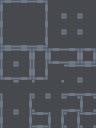
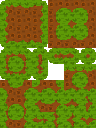
Layers edited between the first and the second (96, 128) image:
showed "GrassyOutline", painted on it over [left=0, top=0, right=96, bottom=128]
showed "GrassyBase" over [left=0, top=0, right=96, bottom=128]
hid "Level1BuildingOutline" over [left=0, top=0, right=96, bottom=128]
hid "Level1BuildingBase" over [left=0, top=0, right=96, bottom=128]
